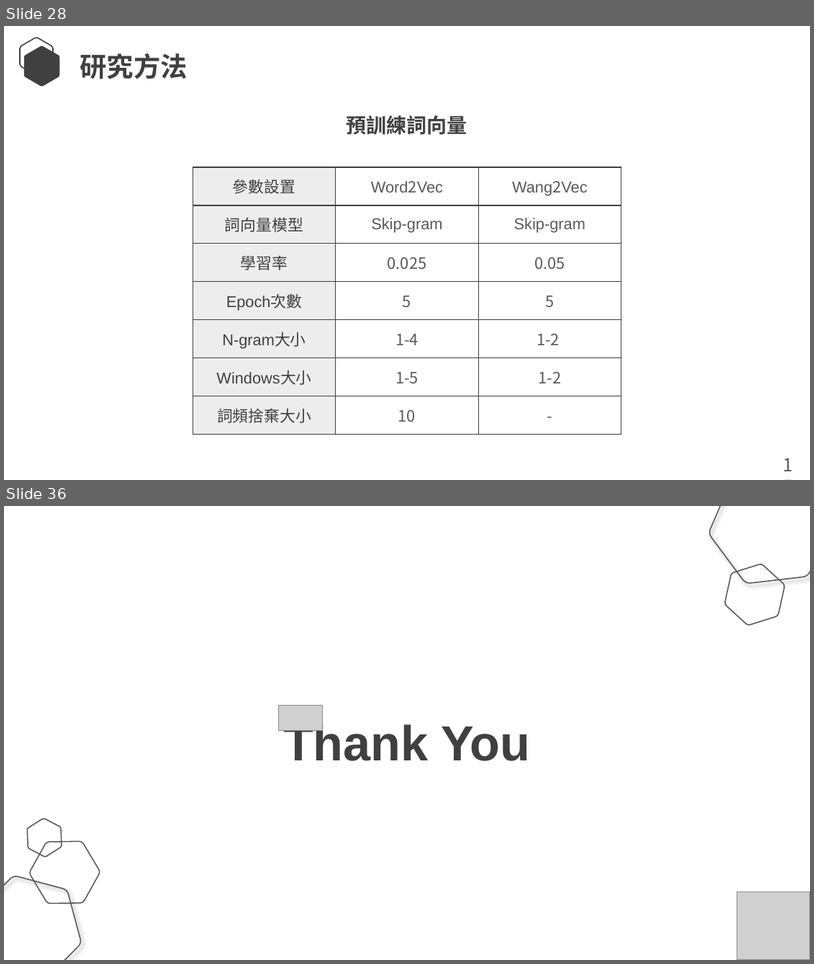
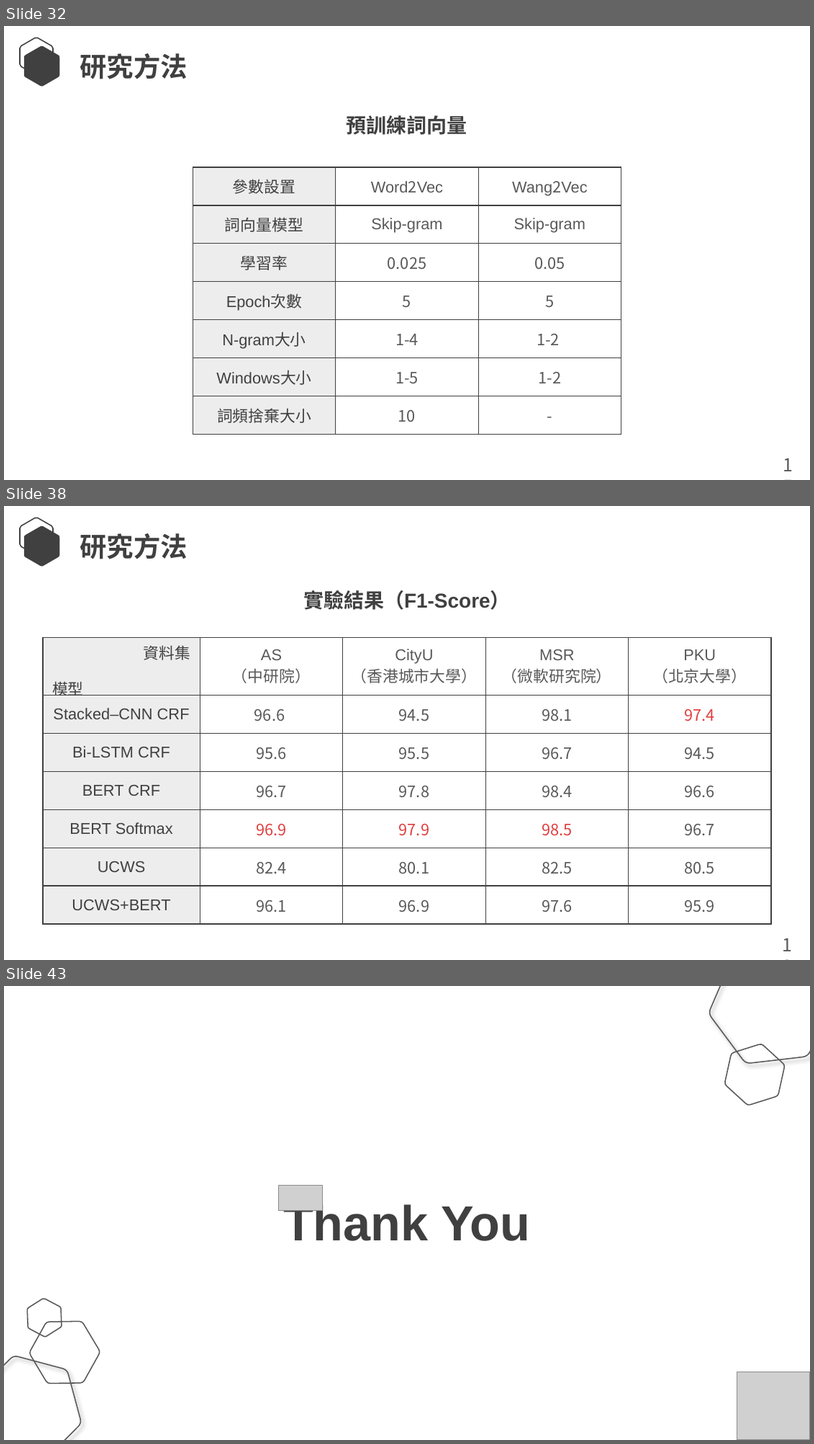
Before and after one commit to Lcwei-0708/lcwei-0708.github.io, a slide deck: data/paper/深度神經網路於中文斷詞之研究/深度神經網路於中文斷詞之研究.pptx. Shown one above the other, each under a label of ours: slides 28 and 36 before the commit, slides 32, 38 and 43 after it; the slides between them are not shown. The pictures are 814x964 and 814x1444 pixels, drawn with LibreOffice and Linux fonts; fonts in the diff are those of the drawing; grey boxes stand for pictures. Boxes give left, top, right and bottom in pixels: in the first picture for what was removed or moved away, otherwise in the second. Text is boxed around its words. In the diff, an @@ line names an element or a change of style, - is before the commit and + after.

```diff
--- a/data/paper/深度神經網路於中文斷詞之研究/深度神經網路於中文斷詞之研究.pptx
+++ b/data/paper/深度神經網路於中文斷詞之研究/深度神經網路於中文斷詞之研究.pptx
@@ slide 38 added at (4, 506, 810, 960), background #FFFFFF @@
@@ freeform shape added at (20, 518, 53, 555), outline #404040 1 pt @@
@@ freeform shape added at (24, 526, 59, 566), fill #404040 @@
@@ text added at (80, 533, 187, 559), 24 pt, text #404040, bold @@
+研究方法
@@ text added at (304, 590, 511, 610), 18 pt, text #404040, bold @@
+實驗結果（F1-Score）
@@ table added at (43, 638, 771, 924), 7 rows, 5 columns @@
+資料集 / 模型 | AS （中研院） | CityU / （香港城市大學） | MSR （微軟研究院） | PKU （北京大學）
+Stacked–CNN CRF | 96.6 | 94.5 | 98.1 | 97.4
+Bi-LSTM CRF | 95.6 | 95.5 | 96.7 | 94.5
+BERT CRF | 96.7 | 97.8 | 98.4 | 96.6
+BERT Softmax | 96.9 | 97.9 | 98.5 | 96.7
+UCWS | 82.4 | 80.1 | 82.5 | 80.5
+UCWS+BERT | 96.1 | 96.9 | 97.6 | 95.9
@@ text added at (775, 930, 810, 960), 16 pt, text #595959 @@
+18
@@ what was slide 28 is now slide 32 @@
@@ what was slide 36 is now slide 43 @@
```
Also in this commit, not shown: 11 slides changed, 12 other slides added, 6 slides removed.
